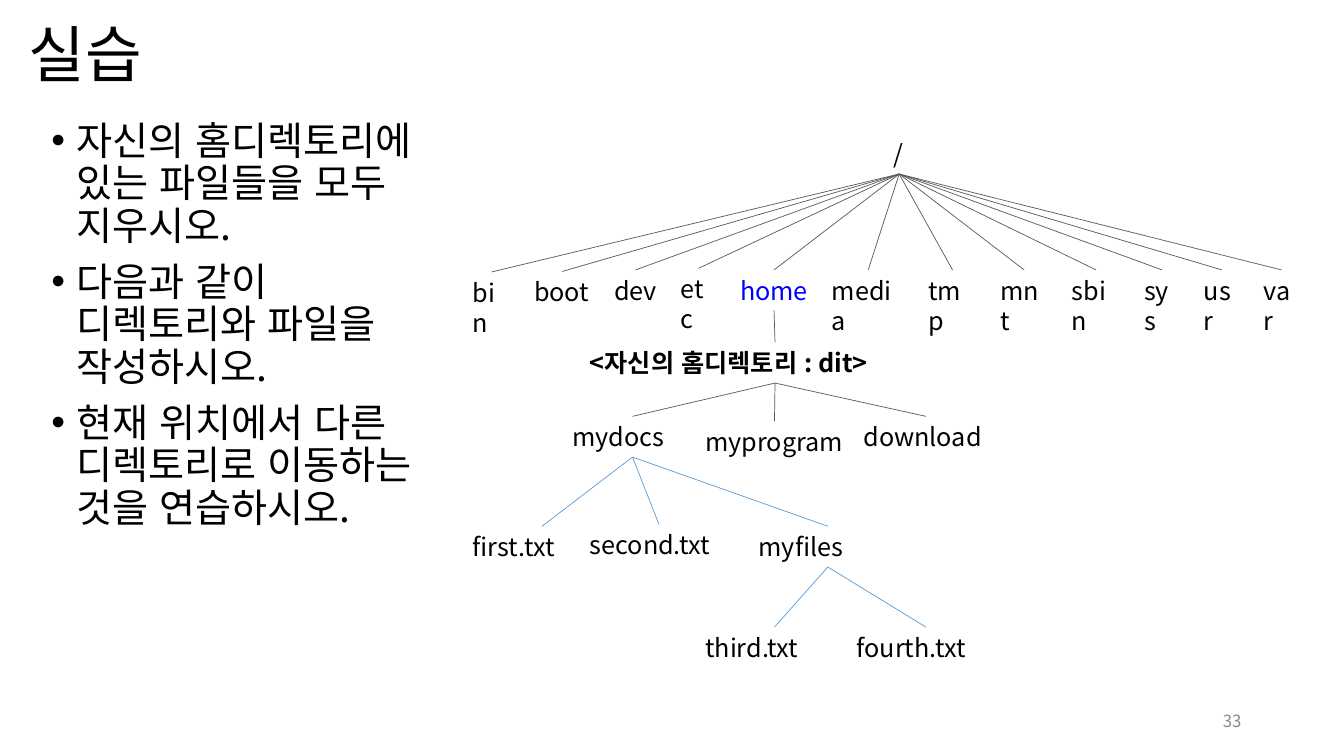
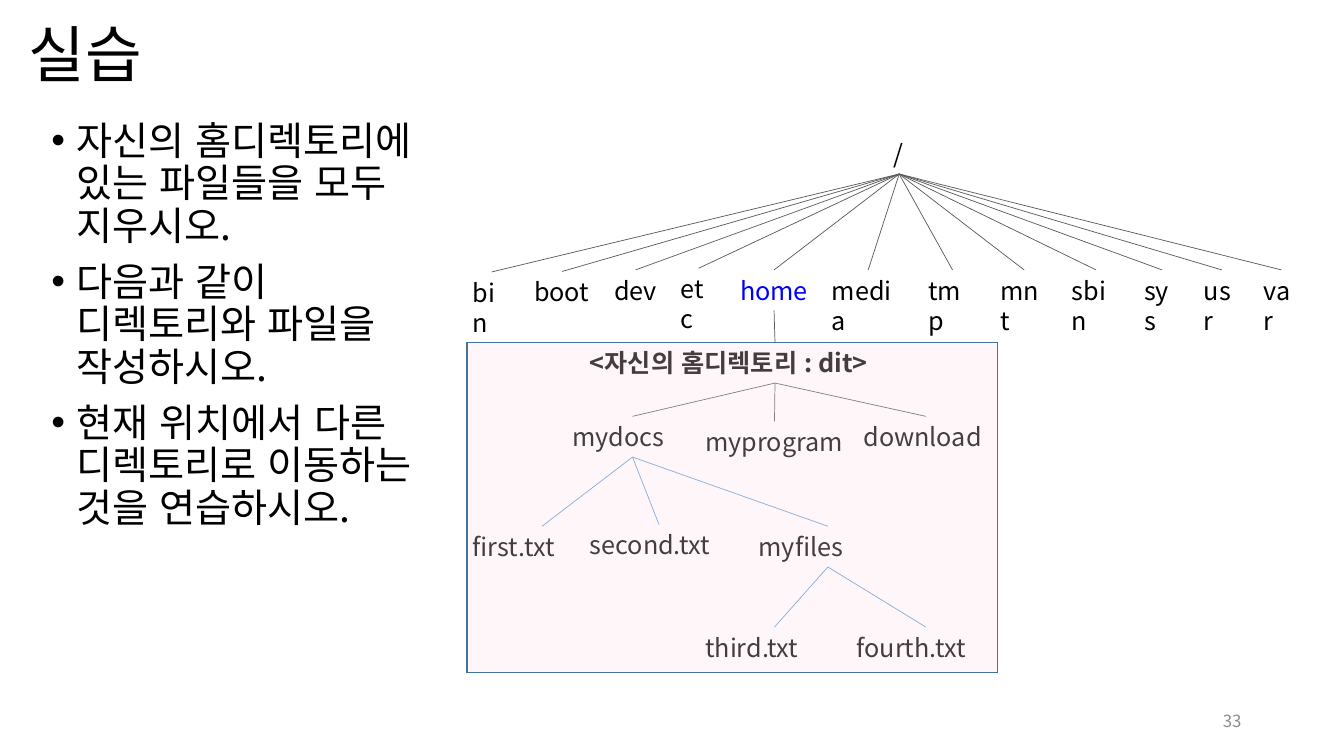
Before and after one commit to Open-Source-Programming/OpenSource-Lec, a slide deck: slide 33 of 01-linux.pptx. Drawn at 1344x756 pixels with LibreOffice and Linux fonts; fonts in the diff are those of the drawing. Boxes give left, top, right and bottom in pixels: in the first picture for what was removed or moved away, otherwise in the second. Text is boxed around its words. In the diff, an @@ line names an element or a change of style, - is before the commit and + after.

```diff
--- a/01-linux.pptx
+++ b/01-linux.pptx
@@ rectangle added at <box>467,343,997,673</box>, fill #FFE1EA at 27% opacity, outline #43739E 1 pt @@
```
Also in this commit, not shown: 5 other slides changed.
